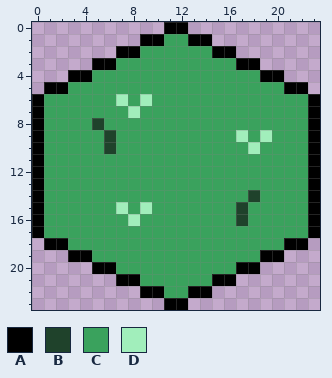
One commit to this pixel-art sprite: assets/tiles/grass.png. Above is the file before it was changed.
The file is 24x24 pixels.
Palette (. is transparent): A #000000  B #1f422b  C #3aa25d  D #a1eebb
Pixels before, first column x 0:
 0 ...........AA...........
 1 .........AACCAA.........
 2 .......AACCCCCCAA.......
 3 .....AACCCCCCCCCCAA.....
 4 ...AACCCCCCCCCCCCCCAA...
 5 .AACCCCCCCCCCCCCCCCCCAA.
 6 ACCCCCCDCDCCCCCCCCCCCCCA
 7 ACCCCCCCDCCCCCCCCCCCCCCA
 8 ACCCCBCCCCCCCCCCCCCCCCCA
 9 ACCCCCBCCCCCCCCCCDCDCCCA
10 ACCCCCBCCCCCCCCCCCDCCCCA
11 ACCCCCCCCCCCCCCCCCCCCCCA
12 ACCCCCCCCCCCCCCCCCCCCCCA
13 ACCCCCCCCCCCCCCCCCCCCCCA
14 ACCCCCCCCCCCCCCCCCBCCCCA
15 ACCCCCCDCDCCCCCCCBCCCCCA
16 ACCCCCCCDCCCCCCCCBCCCCCA
17 ACCCCCCCCCCCCCCCCCCCCCCA
18 .AACCCCCCCCCCCCCCCCCCAA.
19 ...AACCCCCCCCCCCCCCAA...
20 .....AACCCCCCCCCCAA.....
21 .......AACCCCCCAA.......
22 .........AACCAA.........
23 ...........AA...........
After the commit:
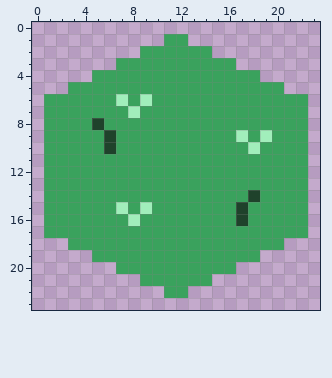
The exact change:
Colour A is removed in row 0 at x 11 to 12; in row 1 at x 9 to 10 and 13 to 14; in row 2 at x 7 to 8 and 15 to 16; in row 3 at x 5 to 6 and 17 to 18; in row 4 at x 3 to 4 and 19 to 20; in row 5 at x 1 to 2 and 21 to 22.
Colour A is removed in rows 6 to 17 at x 0 and 23; in row 18 at x 1 to 2 and 21 to 22; in row 19 at x 3 to 4 and 19 to 20; in row 20 at x 5 to 6 and 17 to 18; in row 21 at x 7 to 8 and 15 to 16; in row 22 at x 9 to 10 and 13 to 14.
Colour A is removed in row 23 at x 11 to 12.
